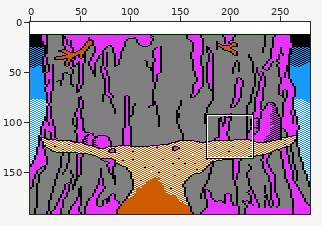
Sprite sheet: games/peasant_mini/cliff/cliff_graphics/cliff_base.png. Above, an overview of the earlier version with the close-up marked.
Close-up. First the earlier version:
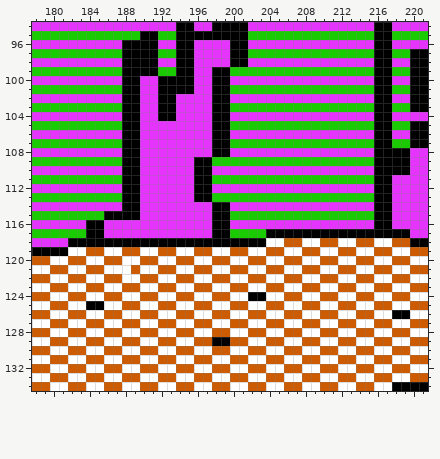
The file is 280x192 pixels. Shown: x 178..221, y 94..134.
Once edited:
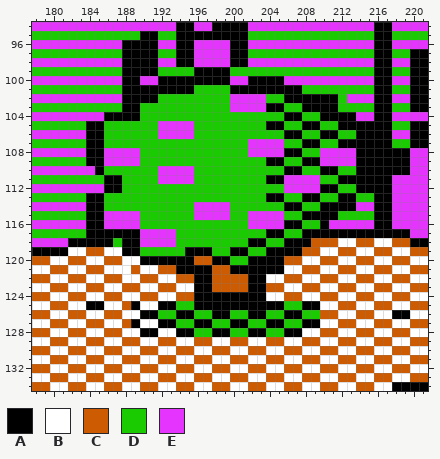
Palette (. is transparent): A #000000  B #ffffff  C #cd5b01  D #1bcb01  E #e434fe
Commit: cliff: add bush for testing purposes
Diff:
@@ x 178..221 @@
  98 EEEEEEEEEEAAAAEEAAEEEEAAEEEEEEEEEEEEEEAAEEAA
- 99 DDDDDDDDDDAAAADDAAEEAADDDDDDDDDDDDDDDDAADDAA
-100 EEEEEEEEEEAAEEAAAAEEAAEEEEEEEEEEEEEEEEAAEEAA
-101 DDDDDDDDDDAAEEAAAAEEAADDDDDDDDDDDDDDDDAADDAA
-102 EEEEEEEEEEAAEEAAEEEEAAEEEEEEEEEEEEEEEEAAEEAA
-103 DDDDDDDDDDAAEEAAEEEEAADDDDDDDDDDDDDDDDAADDAA
-104 EEEEEEEEEEAAEEAAEEEEAAEEEEEEEEEEEEEEEEAAEEEE
-105 DDDDDDDDDDAAEEEEEEEEAADDDDDDDDDDDDDDDDAADDAA
-106 EEEEEEEEEEAAEEEEEEEEAAEEEEEEEEEEEEEEEEAAEEAA
-107 DDDDDDDDDDAAEEEEEEEEAADDDDDDDDDDDDDDDDAADDAA
-108 EEEEEEEEEEAAEEEEEEEEAAEEEEEEEEEEEEEEEEAAAAEE
-109 DDDDDDDDDDAAEEEEEEAADDDDDDDDDDDDDDDDDDAAAAEE
-110 EEEEEEEEEEAAEEEEEEAAEEEEEEEEEEEEEEEEEEAAAAEE
-111 DDDDDDDDDDAAEEEEEEAADDDDDDDDDDDDDDDDDDAAEEEE
-112 EEEEEEEEEEAAEEEEEEAAEEEEEEEEEEEEEEEEEEAAEEEE
-113 DDDDDDDDDDAAEEEEEEAADDDDDDDDDDDDDDDDDDAAEEEE
-114 EEEEEEEEEEAAEEEEEEEEAAEEEEEEEEEEEEEEEEAAEEEE
-115 DDDDDDDDAAAAEEEEEEEEAADDDDDDDDDDDDDDDDAAEEEE
-116 EEEEEEAAEEEEEEEEEEEEAAEEEEEEEEEEEEEEEEAAEEEE
-117 DDDDDDAAEEEEEEEEEEEEAADDDDAAAAAAAAAAAAAAAAEE
-118 EEEEAAAAAAAAAAAAAAAAAAAAAABBCCBBCCBBCCBBCCAA
-119 AAAABBCCBBCCBBCCBBCCBBCCBBCCBBCCBBCCBBCCBBCC
-120 CCBBCCBBCCBBCCBBCCBBCCBBCCBBCCBBCCBBCCBBCCBB
-121 BBCCBBCCBBBCBBCCBBCCBBCCBBCCBBCCBBCCBBCCBBCC
-122 CCBBCCBBCCBBCCBBCCBBCCBBCCBBCCBBCCBBCCBBCCBB
-123 BBCCBBCCBBCCBBCCBBCCBBCCBBCCBBCCBBCCBBCCBBCC
-124 CCBBCCBBCCBBCCBBCCBBCCBBAABBCCBBCCBBCCBBCCBB
-125 BBCCBBAABBCCBBCCBBCCBBCCBBCCBBCCBBCCBBCCBBCC
-126 CCBBCCBBCCBBCCBBCCBBCCBBCCBBCCBBCCBBCCBBAABB
-127 BBCCBBCCBBCCBBCCBBCCBBCCBBCCBBCCBBCCBBCCBBCC
-128 CCBBCCBBCCBBCCBBCCBBCCBBCCBBCCBBCCBBCCBBCCBB
-129 BBCCBBCCBBCCBBCCBBCCAACCBBCCBBCCBBCCBBCCBBCC
+ 99 DDDDDDDDDDAAAADDDDAAAADDDDDDDDDDDDDDDDAADDAA
+100 EEEEEEEEEEAAEEAAAAAAAAEEAAAAEEEEEEEEEEAAEEAA
+101 DDDDDDDDDDAAAAAAAADDDDAAAAAAAADDDDDDDDAADDAA
+102 EEEEEEEEEEAAAADDDDDDDDEEEEDDAAAAAADEEEAAEEAA
+103 DDDDDDDDDDAADDDDDDDDDDEEEEAADDAAAADDDDAADDAA
+104 EEEEEEEEAAAADDDDDDDDDDDDDDDDAADDAAAAEEAAEEEE
+105 DDDDDDAADDDDDDEEEEDDDDDDDDAADDAADDAAAAAADDAA
+106 EEEEEEAADDDDDDEEEEDDDDDDDDDDAADDAADDAAAAEEAA
+107 DDDDDDAADDDDDDDDDDDDDDDDEEEEDDAADDAAAAAADDAA
+108 EEEEEEAAEEEEDDDDDDDDDDDDEEEEAADDEEEEAAAAAAEE
+109 DDDDDDAAEEEEDDDDDDDDDDDDDDAADDAAEEEEAAAAAAEE
+110 EEEEEEEADDDDDDEEEEDDDDDDDDDDAADDAADDAAAAAAEE
+111 DDDDDDDDAADDDDEEEEDDDDDDDDAAEEEEDDAAAAAAEEEE
+112 EEEEEEEEAADDDDDDDDDDDDDDDDDDEEEEAADDAAAAEEEE
+113 DDDDDDAADDDDDDDDDDDDDDDDDDAADDAADDAADDAAEEEE
+114 EEEEEEAADDDDDDDDDDEEEEDDDDDDAADDAAAAEEAAEEEE
+115 DDDDDDAAEEEEDDDDDDEEEEDDEEEEDDAAAADDDDAAEEEE
+116 EEEEEEAAEEEEDDDDDDDDDDDDEEEEAADDAEEEEEAAEEEE
+117 DDDDDDAAAAAAEEEEDDDDDDDDDDAADDAAAAAAAAAAAAEE
+118 EEEEAAAAADAAEEEEDDDDDDDDAADDAAACCCBBCCBBCCAA
+119 AAAABBCCBBAADDDDDAAADDAADDAAAACCBBCCBBCCBBCC
+120 CCBBCCBBCCBBAAAAAACCAADDAAAACCBBCCBBCCBBCCBB
+121 BBCCBBCCBBBCBBCCAAAACCAAAAAABBCCBBCCBBCCBBCC
+122 CCBBCCBBCCBBCCBBCCAACCCCAABBCCBBCCBBCCBBCCBB
+123 BBCCBBCCBBCCBBCCBBAACCCCAACCBBCCBBCCBBCCBBCC
+124 CCBBCCBBCCBBCCBBCCAAAAAAAABBCCBBCCBBCCBBCCBB
+125 BBCCBBAABBCABBAADDAAAAAAAAAADDAABBCCBBCCBBCC
+126 CCBBCCBBCCBBAADDAADDAADDAADDAADDCCBBCCBBAABB
+127 BBCCBBCCBBCABBAADDAADDAADDAADDAABBCCBBCCBBCC
+128 CCBBCCBBCCBBAABBAADDAADDAADDAABBCCBBCCBBCCBB
+129 BBCCBBCCBBCCBBCCBBCCBBCCBBCCBBCCBBCCBBCCBBCC
 130 CCBBCCBBCCBBCCBBCCBBCCBBCCBBCCBBCCBBCCBBCCBB
